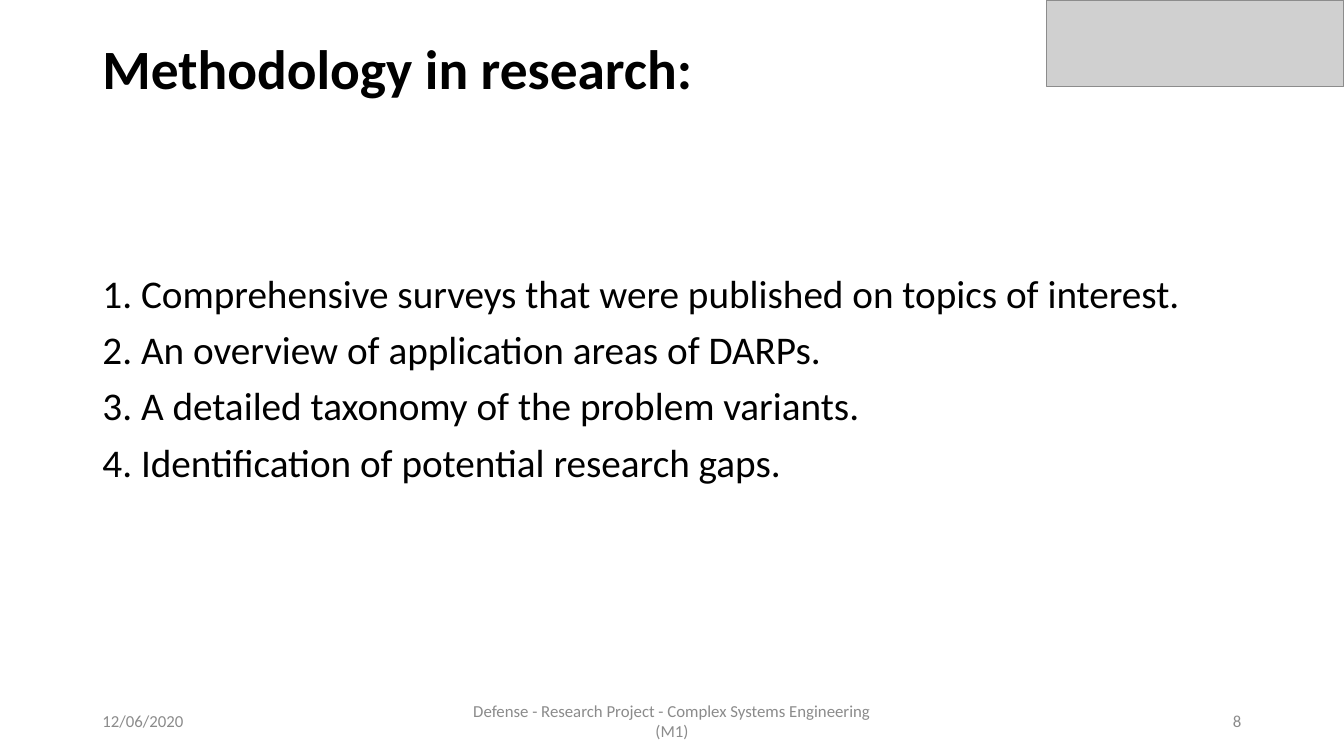
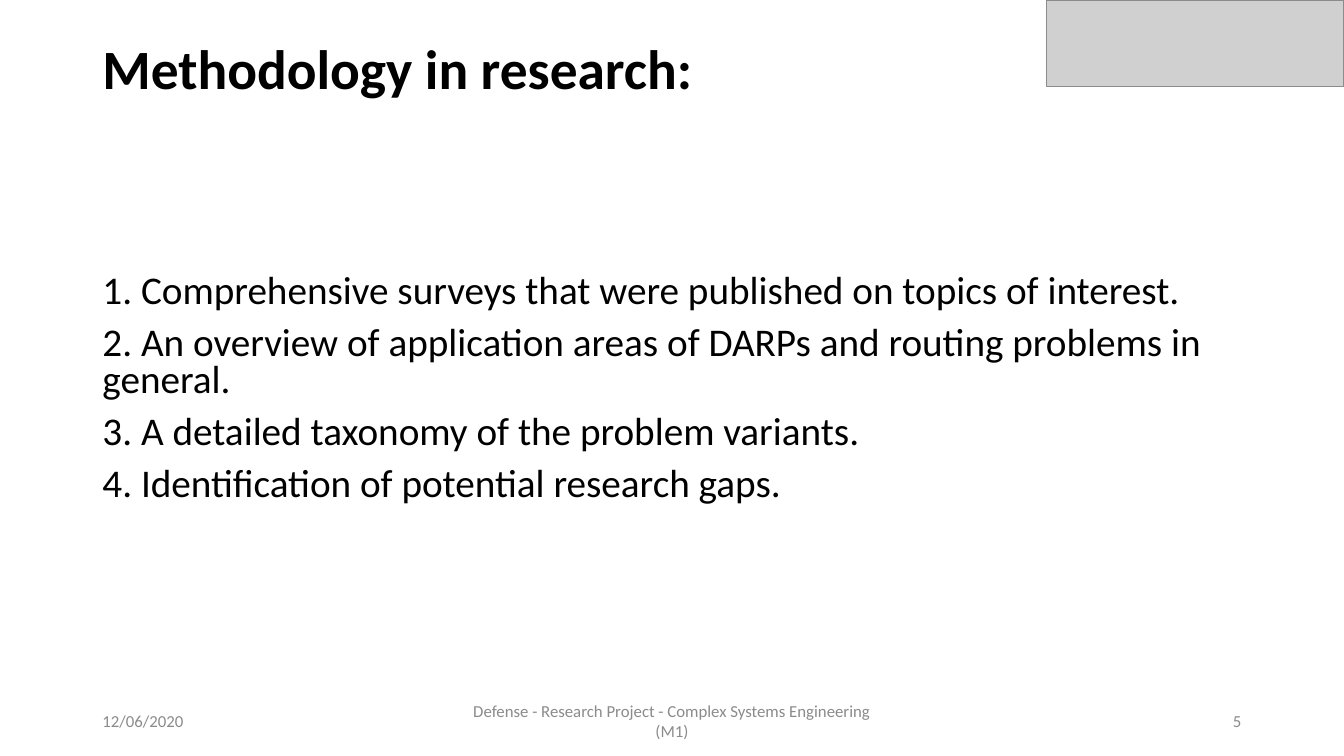
Before and after one commit to AymanABDELHAMID/OD_MTO_DARP, a slide deck: slide 5 of Presentation/presentation_AymanMahmoud.pptx (slide 8 before the commit). Drawn at 1344x756 pixels with LibreOffice and Linux fonts; fonts in the diff are those of the drawing; grey boxes stand for pictures. Boxes give left, top, right and bottom in pixels: in the first picture for what was removed or moved away, otherwise in the second. Text is boxed around its words. In the diff, an @@ line names an element or a change of style, - is before the commit and + after.

```diff
--- a/Presentation/presentation_AymanMahmoud.pptx
+++ b/Presentation/presentation_AymanMahmoud.pptx
@@ text at [102,276,1180,504]: line spacing 0.9 to 0.8 @@
@@ text at [102,328,1201,400]: text changed @@
-2. An overview of application areas of DARPs.
+2. An overview of application areas of DARPs and routing problems in general.
@@ page number at [1233,716,1241,727]: text changed @@
-8
+5
```
Also in this commit, not shown: 14 other slides changed, 1 slide added, 4 slides removed, 2 other files.
